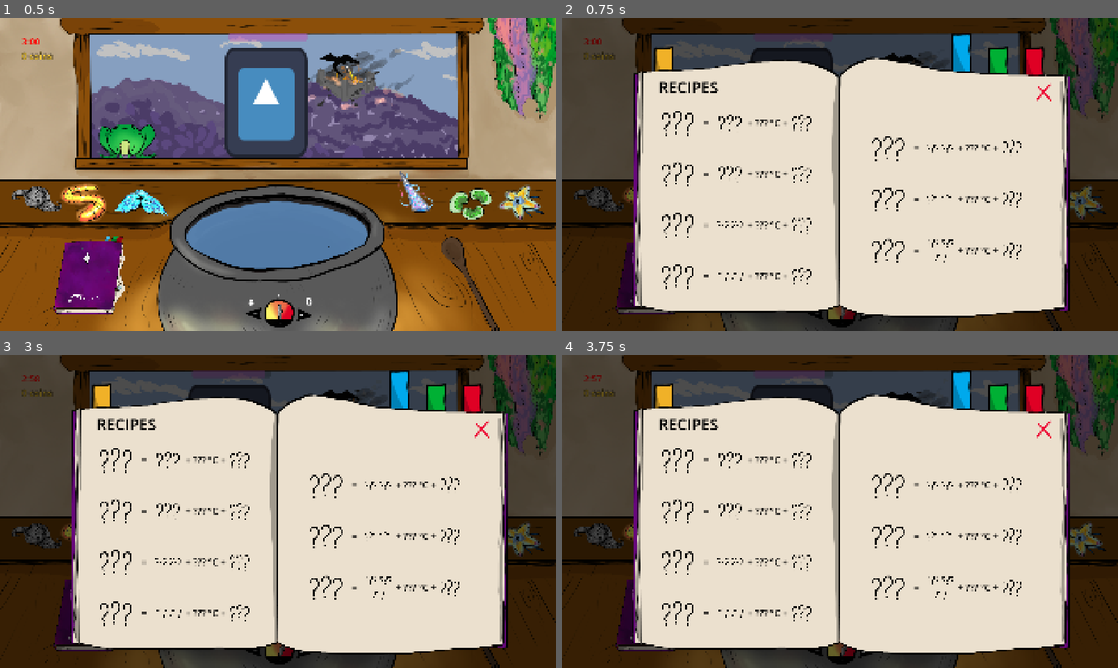
Above: before the commit, frames 1-4 (two rows, left to right).
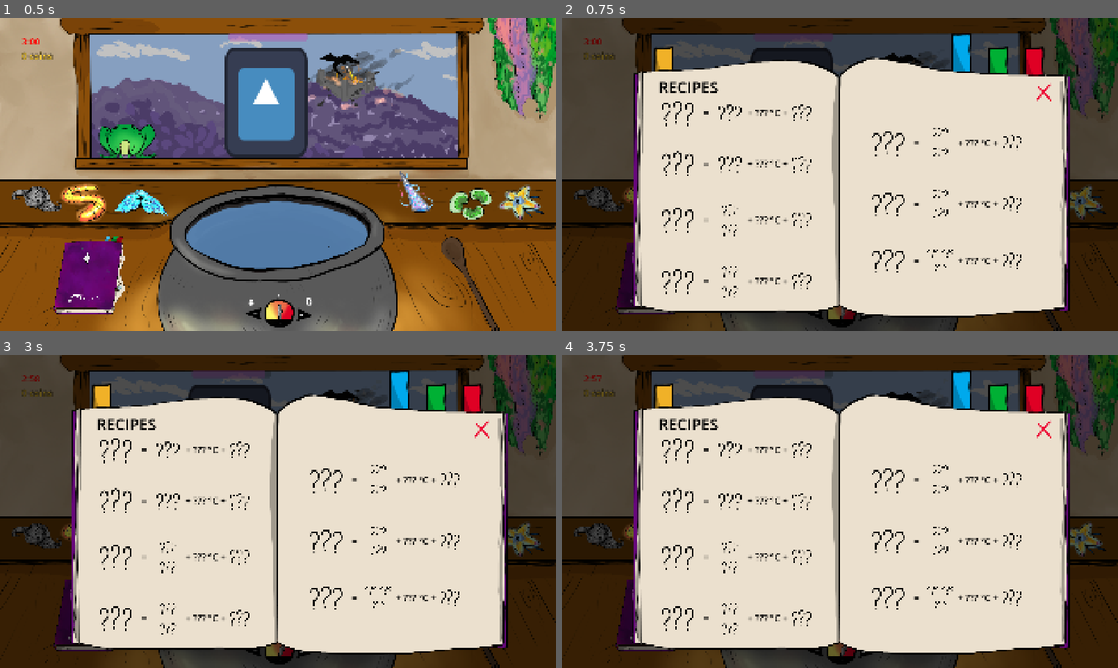
Above: after the commit, the same moments.

Repository: Eko199/Sugaming-Game-Jam-2026
Game: Godot game, scene res://main.tscn
Two runs of this game, one before a commit and one after it. Both use one fixed random seed, a clock stepped at 60 frames per second and the inputs below. The engine's default icon, where the game draws it, is replaced by a stand-in: a white triangle on a blue panel in a dark square.
Inputs (mouse positions are in pixels of both pictures, inside the frame that each line leads up to):
- Up to frame 1 (0.5 s): no input
- Up to frame 2 (0.75 s): tap Enter at 0.5 s; move the mouse to (962, 158) at 0.52 s; hold D (temp_up) from 0.53 s (still down); hold Space (open_book) from 0.53 s (still down); click (962, 158) at 0.67 s
- Up to frame 3 (3 s): release D (temp_up) at 1.25 s; release Space (open_book) at 1.25 s; click (472, 411) at 1.25 s; click (439, 411) at 2 s; click (400, 411) at 2.75 s
- Up to frame 4 (3.75 s): click (817, 649) at 3.5 s

Frame 1 is identical in both runs. In frame 2, 3.1% of the frame differs, in the area x 18-83%, y 26-90%; in frame 3, 3.1%; in frame 4, 3.1%.

Commit message:
Minor fixes

Diff:
--- a/globals/recipe.gd
+++ b/globals/recipe.gd
@@ -41,7 +41,12 @@
 	ing.sort()
 	var properties: Array = RECIPE.get(ing, [])
 	if properties.is_empty(): return {
-		success = false, recipe_id = 0, money = 0, quality = Cons.QUALITY.FAIL,
+		success = false,
+		recipe_id = 0,
+		money = 0,
+		quality = Cons.QUALITY.FAIL,
+		correct_temperature = false,
+		correct_stir = false
 	}
 	var quality: Cons.QUALITY = (
 		Cons.QUALITY.POOR + int(
--- a/potion_making/cauldron.gd
+++ b/potion_making/cauldron.gd
@@ -60,6 +60,7 @@
 
 func brew() -> void:
 	var result: Dictionary = Recipe.evaluate(current_items.duplicate(), roundi(current_temp), current_stirring)
+	result.success = result.success and Utility.scene.customer.wanted == result.recipe_id
 	Event.potion_served.emit(result)
 
 func _is_spoon_held() -> bool:
--- a/ui/recipe_equation.gd
+++ b/ui/recipe_equation.gd
@@ -2,7 +2,12 @@
 
 func setup() -> void:
 	var count = $Ingredients.get_child_count()
-	var icon_size = Vector2(120, 120) if count == 1 else Vector2(60, 60)
+	var icon_size = Vector2(120, 120)
+
+	if count == 2:
+		icon_size = Vector2(80, 80)
+	elif count > 2:
+		icon_size = Vector2(60, 60)
 
 	for i in range(count):
 		var rect = $Ingredients.get_child(i)
